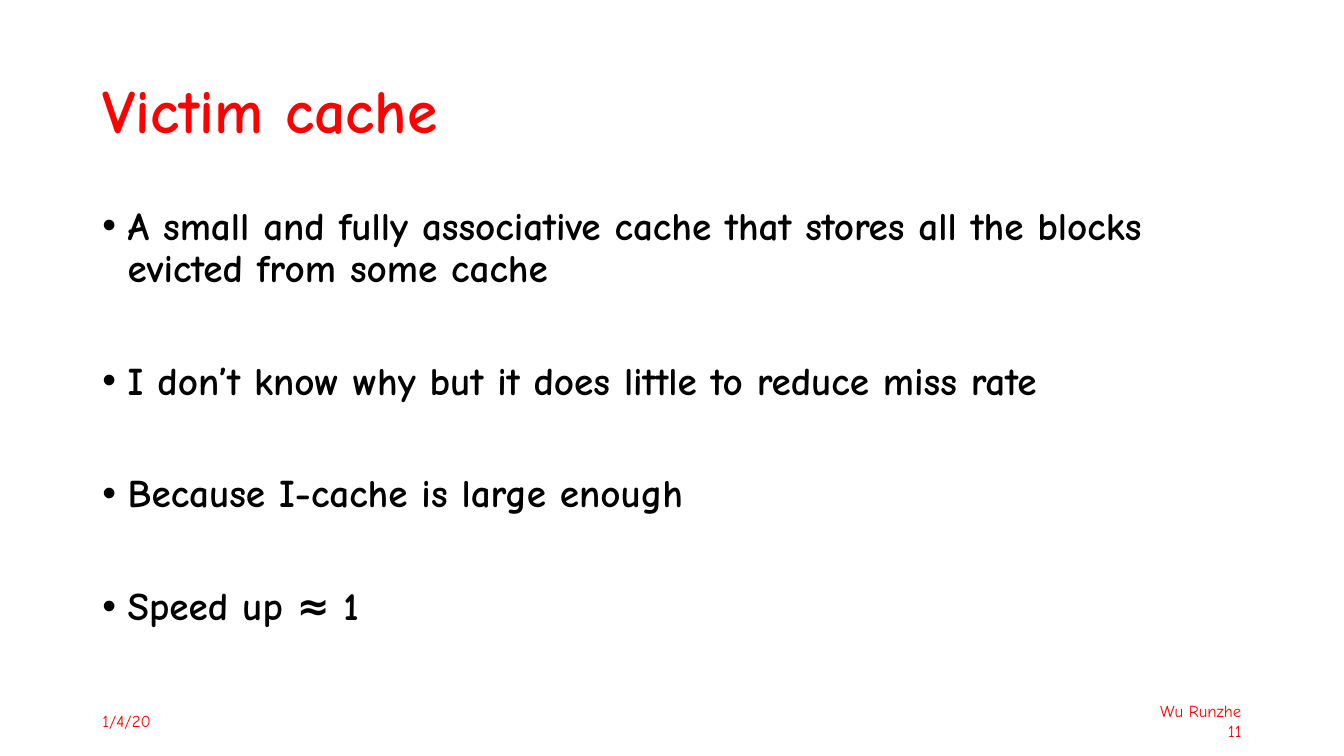
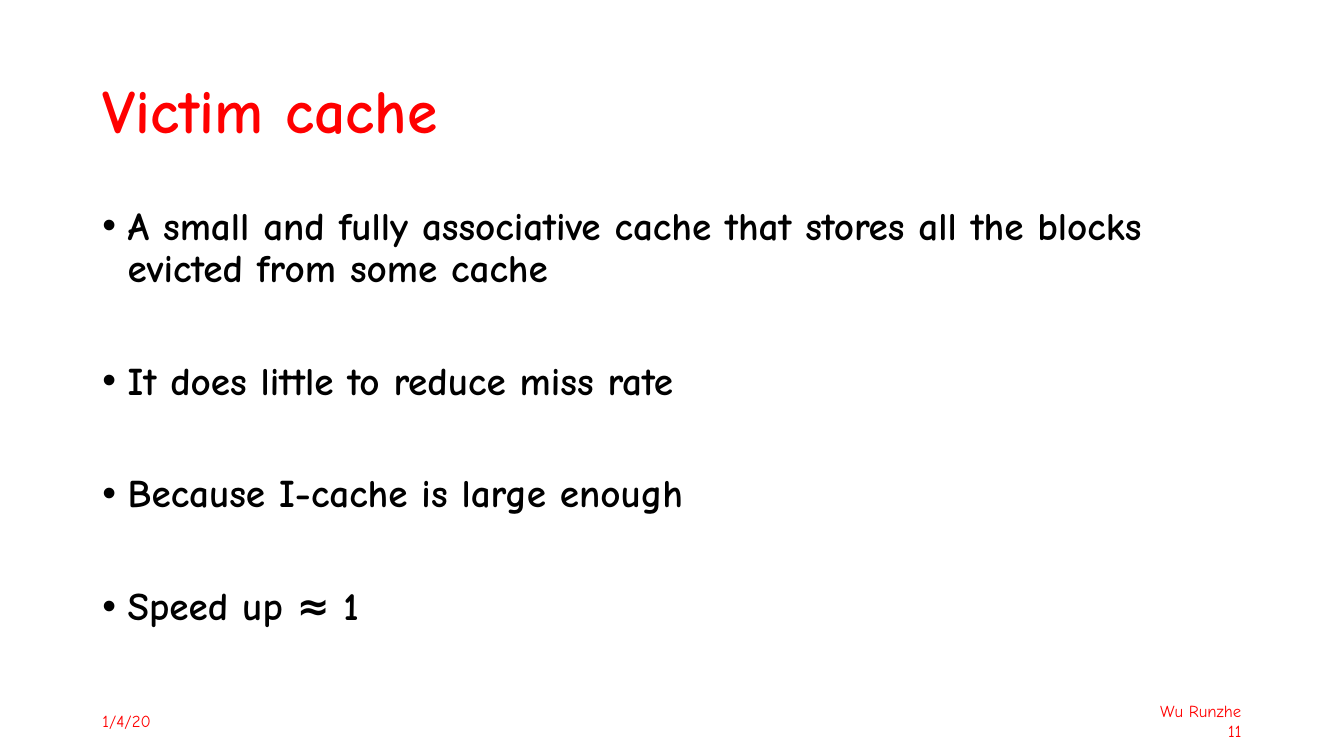
Before and after one commit to ziqian2000/RISC-V-CPU, a slide deck: slide 11 of Presentation.pptx. Drawn at 1344x756 pixels with LibreOffice and Linux fonts; fonts in the diff are those of the drawing. Boxes give left, top, right and bottom in pixels: in the first picture for what was removed or moved away, otherwise in the second. Text is boxed around its words. In the diff, an @@ line names an element or a change of style, - is before the commit and + after.

```diff
--- a/Presentation.pptx
+++ b/Presentation.pptx
@@ text at [128, 368, 674, 396]: text changed @@
-• I don’t know why but it does little to reduce miss rate
+• It does little to reduce miss rate
```
Also in this commit, not shown: 4 other slides changed, 7 other files.
